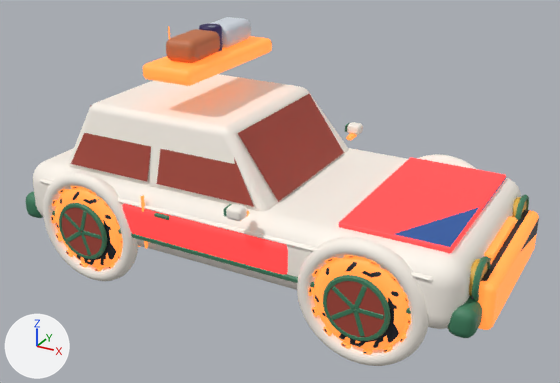
The glTF model public/models/police_car.glb as it was, and as the next commit left it.
Camera for both pictures: a 50 mm camera at (3.26, -5.73, 3.57) aimed at (0.14, -0.06, 0.74). Every picture has the same lights, and +X, +Y and +Z are marked at lower left. The older version comes first. Where no turn or scale is listed for an object, it has been applied to the vertices. Vertices at exactly the same position are counted once.

Script lines for the objects in view, before the commit:
```python
me_beacon_021 = bpy.data.meshes.new('beacon.021')
me_beacon_021.from_pydata(...)  # 494 vertices, 976 faces; spans x -0.183..0.183, y -0.554..0.554, z -0.12..0.12
me_beacon_021.materials.append(mat_toy)
me_police_car_007 = bpy.data.meshes.new('police_car.007')
me_police_car_007.from_pydata(...)  # 14046 vertices, 27440 faces; spans x -2.3..2.3, y -1.19..1.19, z -1.03..1.03
me_police_car_007.materials.append(mat_toy)
ob_beacon_021 = bpy.data.objects.new('beacon.021', me_beacon_021)
ob_beacon_021.location = (-0.6, 0.0, 2.04)
ob_police_car_007 = bpy.data.objects.new('police_car.007', me_police_car_007)
ob_police_car_007.location = (-0.005, 0.0, 0.913)
```
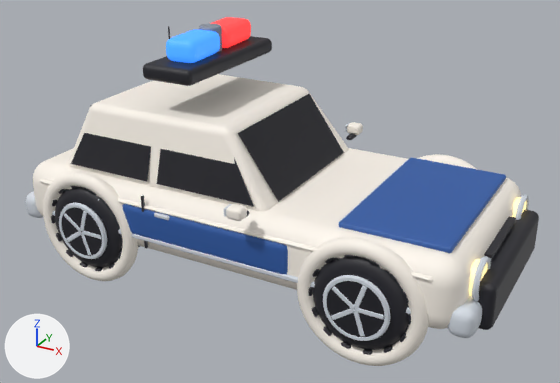
Boxes [x1, y1, x2, y2] around the edits, measured in the pictures (560 x 383 px):
```json
{"part": 1, "of": "me_beacon_021", "change": "surface changed", "before": [166, 17, 251, 63], "after": [166, 17, 251, 63]}
{"part": 2, "of": "me_police_car_007", "change": "surface changed", "before": [25, 26, 539, 359], "after": [25, 26, 539, 359], "on screen": "darker"}
```

Scene script edits in JSON lines:
```json
{"block": "me_beacon_021", "where": "me_beacon_021.from_pydata(...)  # 494 vertices, 976 faces; spans x -0.183..0.183, y -0.554..0.554, z -0.12..0.12"}
{"block": "me_beacon_021", "where": "# used by ob_beacon_021; location = (-0.6, 0.0, 2.04)"}
{"block": "me_beacon_021", "change": "me_beacon_021 part 1: texture (UV) coordinates of 976 of 976 faces, centred in x -0.182..0.182, y -0.553..0.553, z -0.12..0.12, changed; they spanned u 0.19..0.69, v 0.3..0.5 and now span u 0.19..0.69, v 0.42..0.58"}
{"block": "me_police_car_007", "where": "me_police_car_007.from_pydata(...)  # 14046 vertices, 27440 faces; spans x -2.3..2.3, y -1.19..1.19, z -1.03..1.03"}
{"block": "me_police_car_007", "where": "# used by ob_police_car_007; location = (-0.005, 0.0, 0.913)"}
{"block": "me_police_car_007", "change": "me_police_car_007 part 2: 25070 kept faces spanning x -2.3..2.3, y -1.19..1.19, z -1.03..1.03 get new texture (UV) coordinates"}
```
